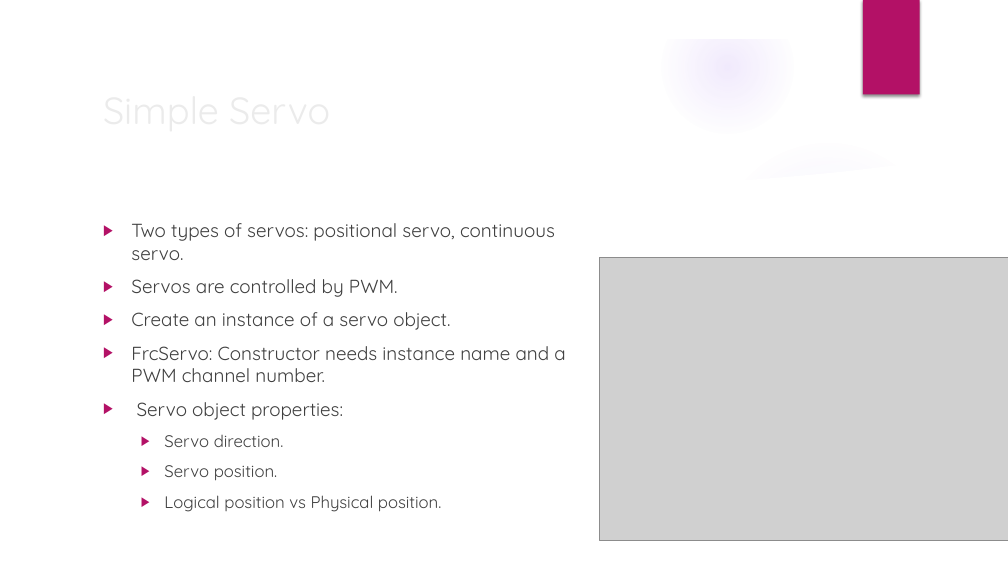
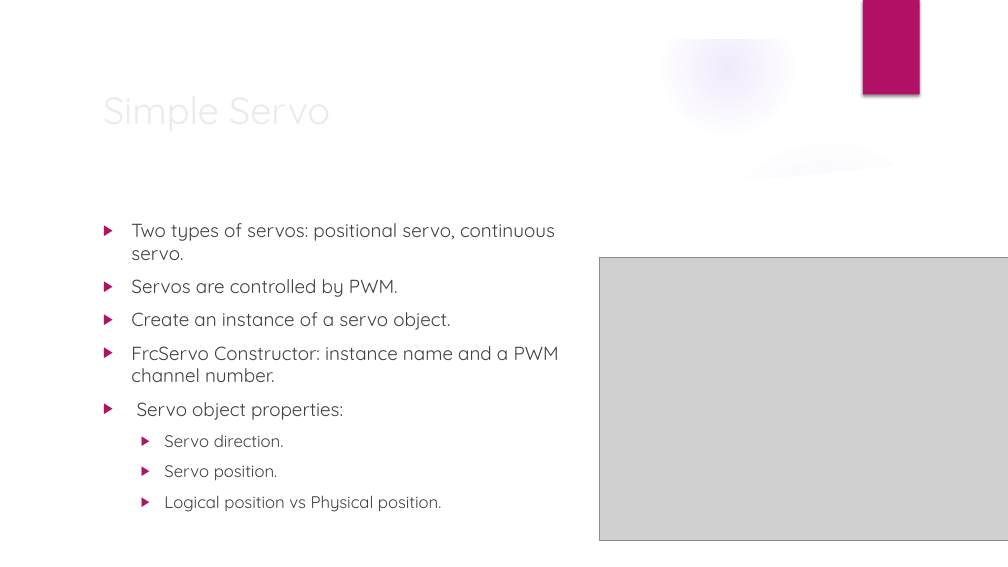
Before and after one commit to trc492/FrcProgrammingClass, a slide deck: slide 3 of Lesson4/AdvancedRoboticsLesson4.pptx. Drawn at 1008x567 pixels with LibreOffice and Linux fonts; fonts in the diff are those of the drawing; grey boxes stand for pictures; background and template pictures are left out. Boxes give left, top, right and bottom in pixels: in the first picture for what was removed or moved away, otherwise in the second. Text is boxed around its words. In the diff, an @@ line names an element or a change of style, - is before the commit and + after.

```diff
--- a/Lesson4/AdvancedRoboticsLesson4.pptx
+++ b/Lesson4/AdvancedRoboticsLesson4.pptx
@@ text at [131,346,559,382]: text changed @@
-▶ FrcServo: Constructor needs instance name and a PWM channel number.
+▶ FrcServo Constructor: instance name and a PWM channel number.
```
Also in this commit, not shown: 2 other slides changed, 3 other files.
